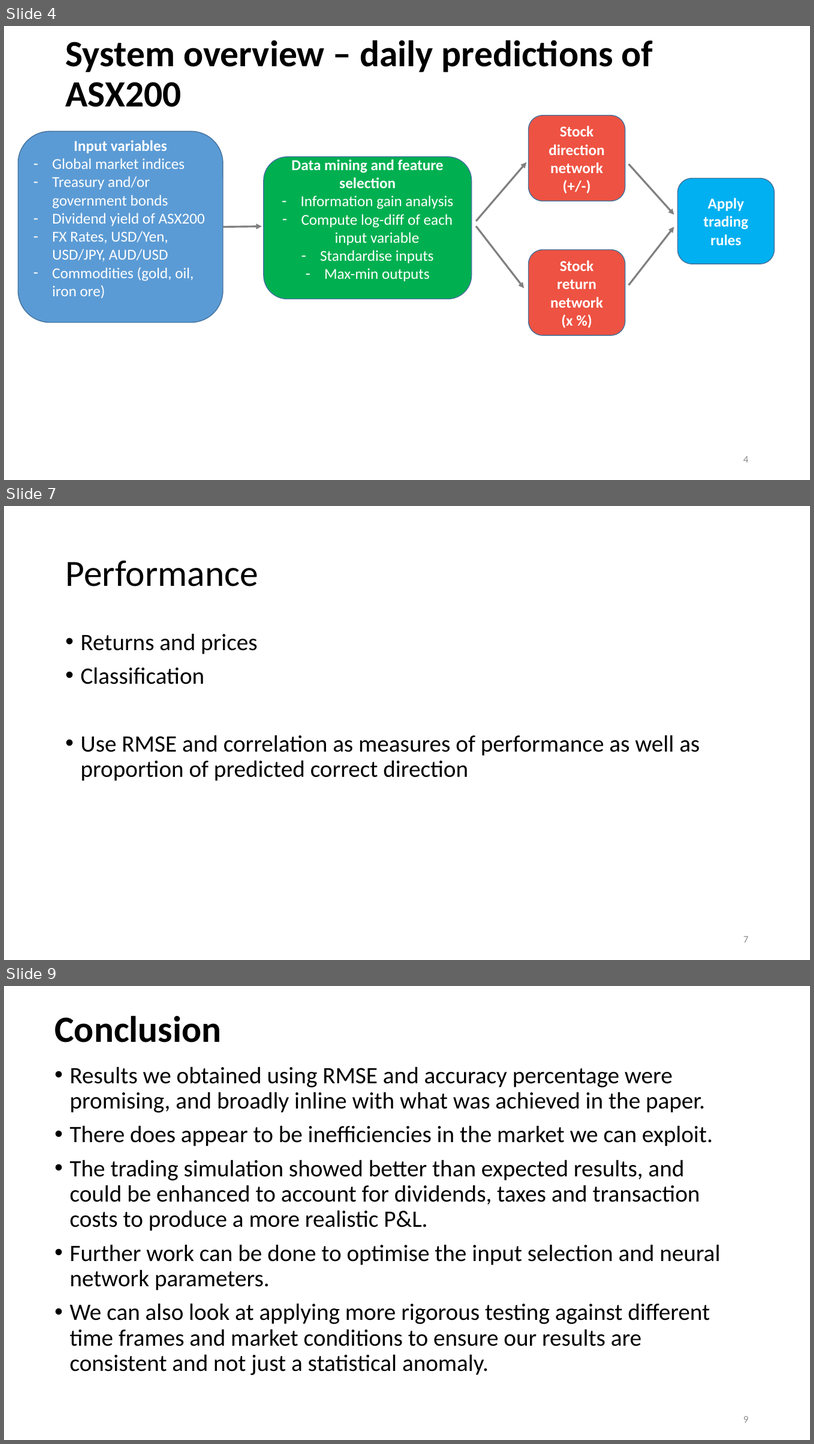
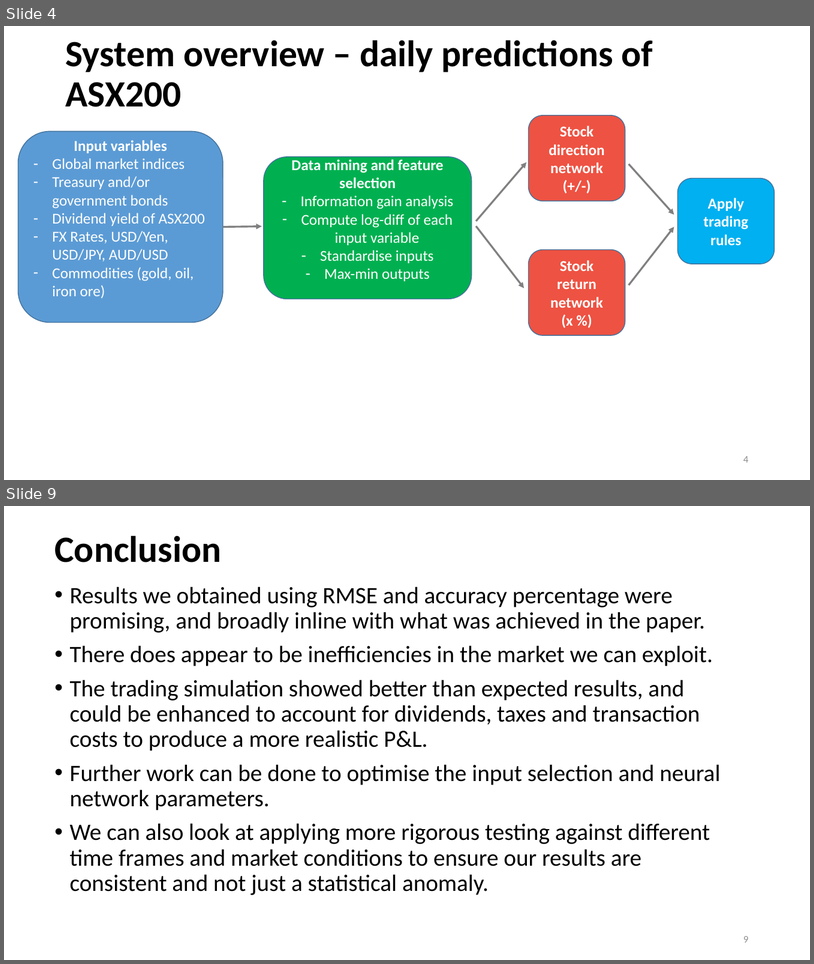
Before and after one commit to c0debrain/ASXForecastNN_Python, a slide deck: Presentation/Sunay - Final Demo.pptx. Shown one above the other, each under a label of ours: slides 4, 7 and 9 before the commit, slides 4 and 9 after it; the slides between them are not shown. The pictures are 814x1444 and 814x964 pixels, drawn with LibreOffice and Linux fonts; fonts in the diff are those of the drawing; grey boxes stand for pictures. Boxes give left, top, right and bottom in pixels: in the first picture for what was removed or moved away, otherwise in the second. Text is boxed around its words. In the diff, an @@ line names an element or a change of style, - is before the commit and + after.

```diff
--- a/Presentation/Sunay - Final Demo.pptx
+++ b/Presentation/Sunay - Final Demo.pptx
@@ slide 7 removed at [4, 506, 810, 960], background #FFFFFF @@
@@ title removed at [65, 560, 258, 586] @@
-Performance
@@ text removed at [81, 633, 700, 781] @@
-• Returns and prices
-• Classification
-• Use RMSE and correlation as measures of performance as well as proportion of predicted correct direction
@@ page number removed at [744, 936, 749, 942] @@
-7
```
Also in this commit, not shown: 5 slides changed, 1 slide added, 9 other files.
